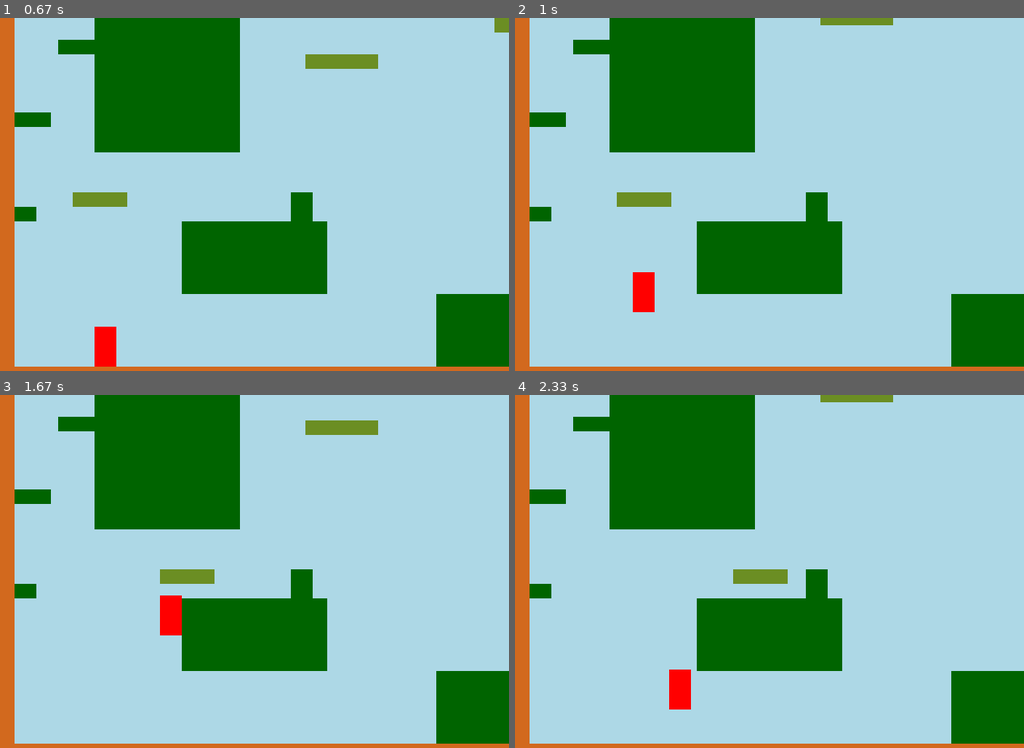
Above: before the commit, frames 1-4 (two rows, left to right).
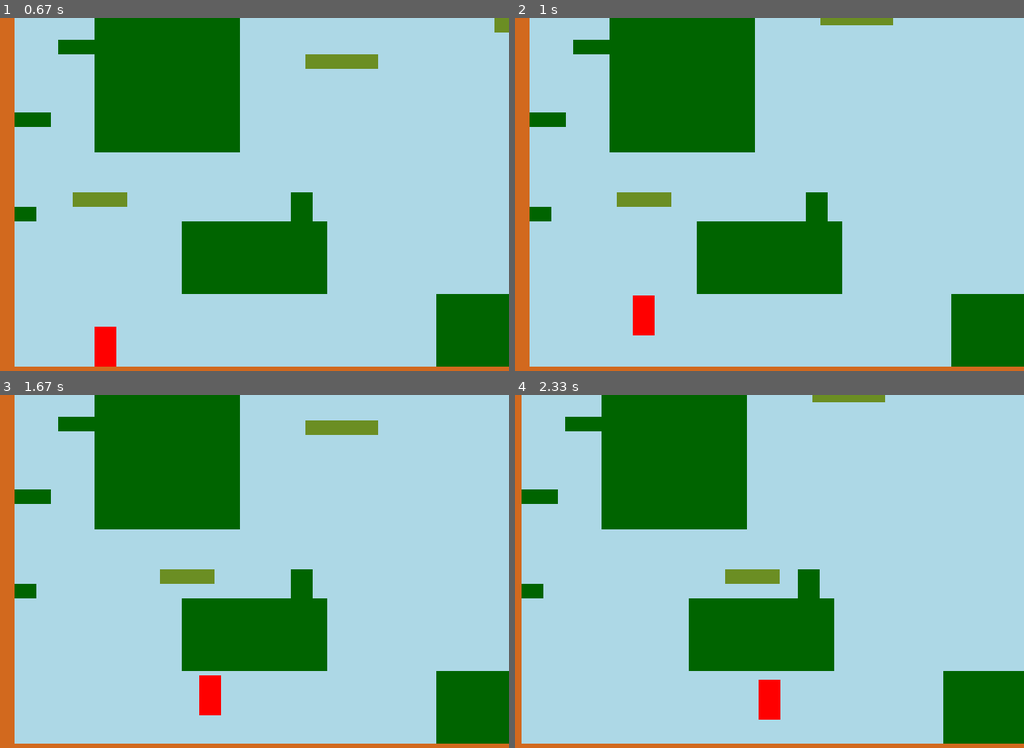
Above: after the commit, the same moments.

Repository: Mekire/pygame-samples
Game: pygame game, started from platforming/moving_platforms.py
Two runs of this game, one before a commit and one after it. Both use one fixed random seed, a clock stepped at 60 frames per second and the inputs below.
Inputs:
- Up to frame 1 (0.67 s): hold Space from 0.33 s (still down); hold Right from 0.33 s (still down)
- Up to frame 2 (1 s): release Space at 0.8 s; release Right at 0.8 s; tap Space at 0.83 s
- Up to frame 3 (1.67 s): hold Right 1.17-1.63 s; tap Space at 1.23, 1.53 s
- Up to frame 4 (2.33 s): hold Right 1.67-2.13 s; tap Space at 1.73, 2.03, 2.23 s; hold Left from 2.17 s (still down)

Frame 1 is identical in both runs. In frame 2, 0.6% of the frame differs, in the area x 23-28%, y 72-90%; in frame 3, 1.0%; in frame 4, 5.3%, in the area x 1-86%, y 0-99%.

Commit message:
Variable jump height by releasing jump early.

Diff:
--- a/platforming/moving_platforms.py
+++ b/platforming/moving_platforms.py
@@ -40,6 +40,7 @@
         self.rect = self.image.get_rect(topleft=location)
         self.speed = speed
         self.jump_power = -8.0
+        self.jump_cut_magnitude = -3.0
         self.on_moving = False
         self.collide_below = False
 
@@ -103,6 +104,13 @@
             self.y_vel = self.jump_power
             self.fall = True
             self.on_moving = False
+
+    def jump_cut(self):
+        """Called when the player releases the jump key before maximum height
+        is reached."""
+        if self.fall:
+            if self.y_vel < self.jump_cut_magnitude:
+                self.y_vel = self.jump_cut_magnitude
 
     def update(self,obstacles,keys):
         """Everything we need to stay updated."""
@@ -241,6 +249,9 @@
             elif event.type == pg.KEYDOWN:
                 if event.key == pg.K_SPACE:
                     self.player.jump(self.obstacles)
+            elif event.type == pg.KEYUP:
+                if event.key == pg.K_SPACE:
+                    self.player.jump_cut()
 
     def update(self):
         """Update the player, object, and redraw screen."""
